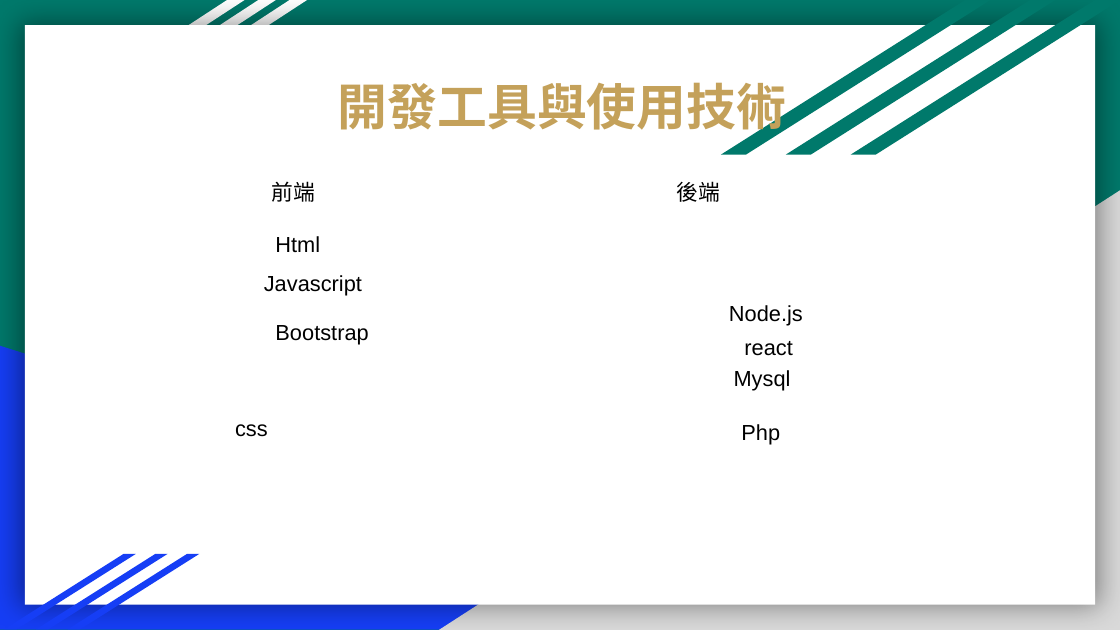
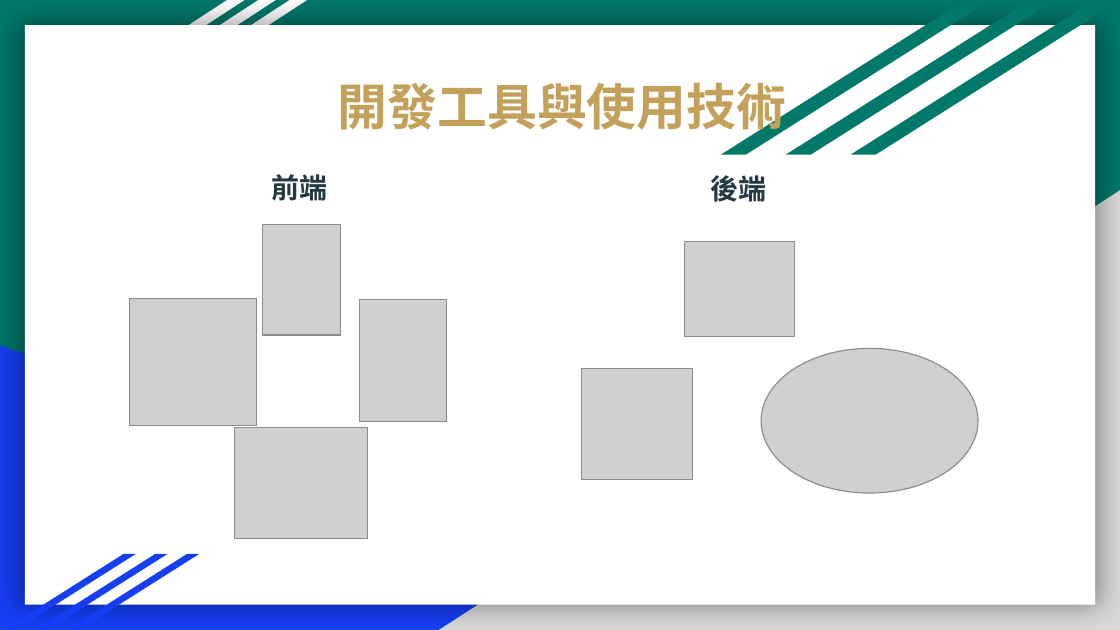
Before and after one commit to Yuchiaoniu/wandering, a slide deck: slide 4 of 葉登發/第四組 浪跡天涯 .pptx. Drawn at 1120x630 pixels with LibreOffice and Linux fonts; fonts in the diff are those of the drawing; grey boxes stand for pictures. Boxes give left, top, right and bottom in pixels: in the first picture for what was removed or moved away, otherwise in the second. Text is boxed around its words. In the diff, an @@ line names an element or a change of style, - is before the commit and + after.

```diff
--- a/葉登發/第四組 浪跡天涯 .pptx
+++ b/葉登發/第四組 浪跡天涯 .pptx
@@ text "前端": place and size @@
-text "前端" at (272, 181, 316, 202)
+text "前端" at (272, 174, 328, 201)
@@ text "前端" at (272, 174, 328, 201): size 14 to 18 pt, font Arial to Noto Sans CJK SC, text colour #000000 to #233A44, bold on @@
@@ text "後端" at (710, 175, 766, 202): size 14 to 18 pt, font Arial to Noto Sans CJK SC, text colour #000000 to #233A44, bold on @@
@@ text "後端": place and size @@
-text "後端" at (677, 181, 721, 202)
+text "後端" at (710, 175, 766, 202)
@@ picture added at (262, 225, 340, 336) @@
@@ text removed at (275, 236, 320, 252) @@
-Html
@@ picture added at (684, 241, 794, 336) @@
@@ picture added at (130, 299, 256, 426) @@
@@ text removed at (264, 275, 362, 296) @@
-Javascript
@@ picture added at (360, 299, 446, 421) @@
@@ text removed at (275, 325, 368, 345) @@
-Bootstrap
@@ text removed at (729, 305, 803, 326) @@
-Node.js
@@ text removed at (744, 341, 792, 356) @@
-react
@@ picture added at (762, 348, 979, 493) @@
@@ picture added at (581, 368, 692, 479) @@
@@ text removed at (734, 370, 791, 391) @@
-Mysql
@@ text removed at (235, 424, 268, 437) @@
-css
@@ picture added at (235, 428, 367, 539) @@
@@ text removed at (741, 424, 780, 445) @@
-Php
```
Also in this commit, not shown: 4 other slides changed, 2 slides added.
